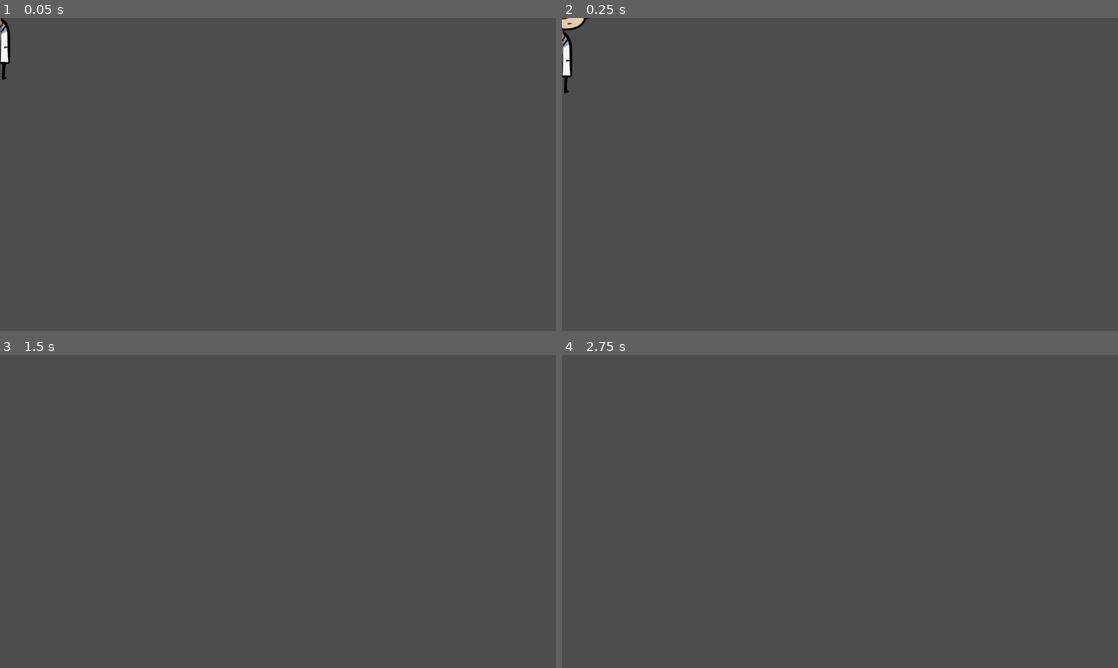
Above: before the commit, frames 1-4 (two rows, left to right).
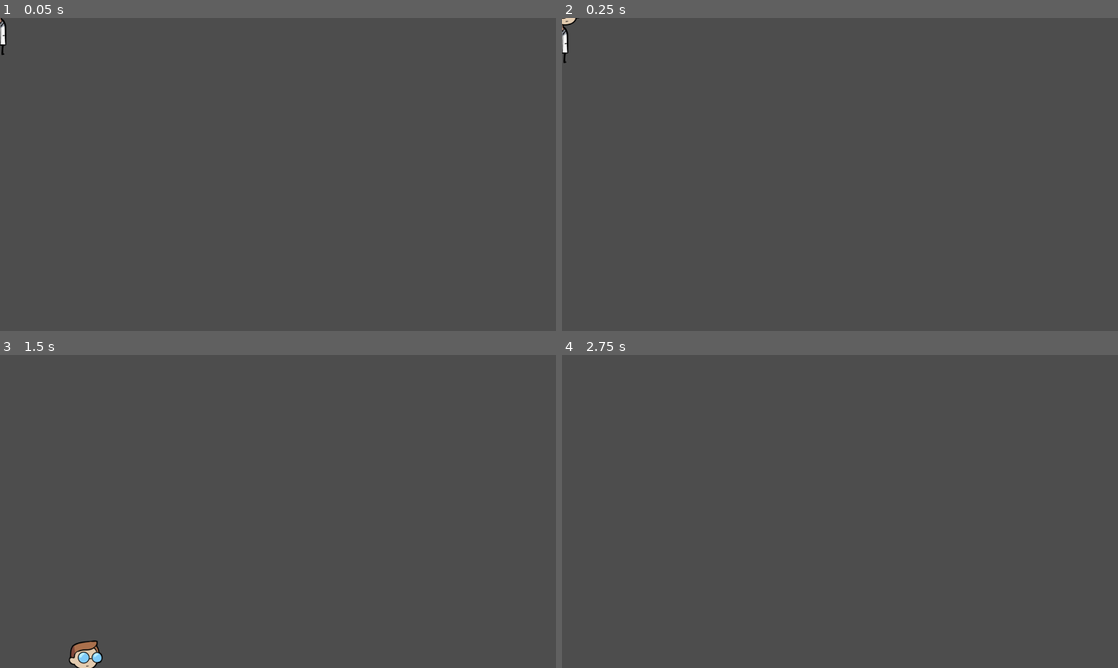
Above: after the commit, the same moments.

Repository: O4EHbKPYTON/QuantumG
Game: Godot game, scene res://scenes/player/player.tscn
The game is run twice, just before and just after one commit, with the same random seed, the same clock (stepped at 60 frames per second) and the same inputs. The project has no main scene, so this scene is started directly.
Inputs:
- Up to frame 1 (0.05 s): no input
- Up to frame 2 (0.25 s): no input
- Up to frame 3 (1.5 s): tap Enter (ui_accept) at 0.5, 0.77 s; hold Right (ui_right) from 0.53 s (still down)
- Up to frame 4 (2.75 s): tap Enter (ui_accept) at 1.52, 2 s; release Right (ui_right) at 2.03 s; hold Left (ui_left) from 2.03 s (still down)

The runs differ from the first frame. In frame 1, 0.2% of the frame differs, in the area x 0-2%, y 0-20%; in frame 2, 0.4%; in frame 3, 0.4%, in the area x 12-19%, y 91-100%; in frame 4, nothing differs.

Commit message:
TileMapLayer.
Сетап для работы с тайлами.

Diff:
--- a/project.godot
+++ b/project.godot
@@ -31,6 +31,8 @@
 
 [display]
 
+window/size/viewport_width=1920
+window/size/viewport_height=1080
 window/subwindows/embed_subwindows=false
 window/stretch/mode="viewport"
 window/vsync/vsync_mode=0
@@ -39,6 +41,11 @@
 
 naming/script_name_casing=2
 
+[layer_names]
+
+2d_physics/layer_1="World"
+2d_physics/layer_2="Player"
+
 [rendering]
 
 renderer/rendering_method="gl_compatibility"
--- /dev/null
+++ b/scenes/levels/demo_level.tscn
@@ -0,0 +1,109 @@
+[gd_scene load_steps=9 format=3 uid="uid://d1blu7i7deawt"]
+
+[ext_resource type="Texture2D" uid="uid://b7svvye0mm84g" path="res://assets/tilesets/tileset1.png" id="1_ktofg"]
+[ext_resource type="Texture2D" uid="uid://b4kqah87ywnqy" path="res://assets/tilesets/tileset1_2.png" id="2_csm6f"]
+[ext_resource type="Texture2D" uid="uid://ob6p6v8mqu4c" path="res://assets/tilesets/tileset3.png" id="3_sh3eq"]
+[ext_resource type="Texture2D" uid="uid://wpmgn6c755qq" path="res://assets/backgrounds/background2.png" id="4_ttajw"]
+
+[sub_resource type="TileSetAtlasSource" id="TileSetAtlasSource_usfgr"]
+resource_name = "World1_tileset"
+texture = ExtResource("1_ktofg")
+texture_region_size = Vector2i(64, 64)
+0:0/0 = 0
+1:0/0 = 0
+0:1/0 = 0
+1:1/0 = 0
+0:2/0 = 0
+1:2/0 = 0
+2:2/0 = 0
+2:1/0 = 0
+2:0/0 = 0
+3:1/0 = 0
+4:1/0 = 0
+4:0/0 = 0
+3:0/0 = 0
+5:0/0 = 0
+5:1/0 = 0
+6:1/0 = 0
+6:0/0 = 0
+0:3/0 = 0
+1:3/0 = 0
+2:3/next_alternative_id = 2
+2:3/0 = 0
+0:4/0 = 0
+1:4/0 = 0
+2:4/0 = 0
+0:5/0 = 0
+1:5/0 = 0
+2:5/0 = 0
+3:5/0 = 0
+3:4/0 = 0
+3:3/0 = 0
+4:3/0 = 0
+4:4/0 = 0
+4:5/0 = 0
+
+[sub_resource type="TileSetAtlasSource" id="TileSetAtlasSource_rbx5d"]
+resource_name = "World1_deco_tileset"
+texture = ExtResource("2_csm6f")
+texture_region_size = Vector2i(64, 64)
+0:0/0 = 0
+1:0/0 = 0
+2:0/0 = 0
+0:1/0 = 0
+1:1/0 = 0
+2:1/0 = 0
+0:2/0 = 0
+1:2/0 = 0
+2:2/0 = 0
+2:3/0 = 0
+2:4/0 = 0
+
+[sub_resource type="TileSetAtlasSource" id="TileSetAtlasSource_akth6"]
+resource_name = "World2_tileset"
+texture = ExtResource("3_sh3eq")
+texture_region_size = Vector2i(64, 64)
+0:0/0 = 0
+1:0/0 = 0
+2:0/0 = 0
+3:0/0 = 0
+4:0/0 = 0
+5:0/0 = 0
+6:0/0 = 0
+0:1/0 = 0
+1:1/0 = 0
+2:1/0 = 0
+3:1/0 = 0
+4:1/0 = 0
+5:1/0 = 0
+6:1/0 = 0
+0:2/0 = 0
+1:2/0 = 0
+2:2/0 = 0
+3:2/0 = 0
+4:2/0 = 0
+5:2/0 = 0
+6:2/0 = 0
+0:3/0 = 0
+1:3/0 = 0
+2:3/0 = 0
+3:3/0 = 0
+0:4/0 = 0
+1:4/0 = 0
+2:4/0 = 0
+3:4/0 = 0
+
+[sub_resource type="TileSet" id="TileSet_xwslc"]
+tile_size = Vector2i(64, 64)
+sources/1 = SubResource("TileSetAtlasSource_usfgr")
+sources/2 = SubResource("TileSetAtlasSource_rbx5d")
+sources/3 = SubResource("TileSetAtlasSource_akth6")
+
+[node name="DemoLevel" type="Node2D"]
+
+[node name="TileMapLayer" type="TileMapLayer" parent="."]
+tile_set = SubResource("TileSet_xwslc")
+
+[node name="Background" type="Sprite2D" parent="."]
+position = Vector2(960, 540)
+texture = ExtResource("4_ttajw")
--- a/scenes/player/player.tscn
+++ b/scenes/player/player.tscn
@@ -133,6 +133,8 @@
 }]
 
 [node name="Player" type="CharacterBody2D"]
+position = Vector2(1, 0)
+collision_layer = 2
 script = ExtResource("1_aclio")
 
 [node name="CollisionShape2D" type="CollisionShape2D" parent="."]
@@ -141,4 +143,4 @@
 [node name="AnimatedSprite2D" type="AnimatedSprite2D" parent="."]
 sprite_frames = SubResource("SpriteFrames_lvvmo")
 animation = &"Idle"
-frame_progress = 0.61499
+frame_progress = 0.0176778
